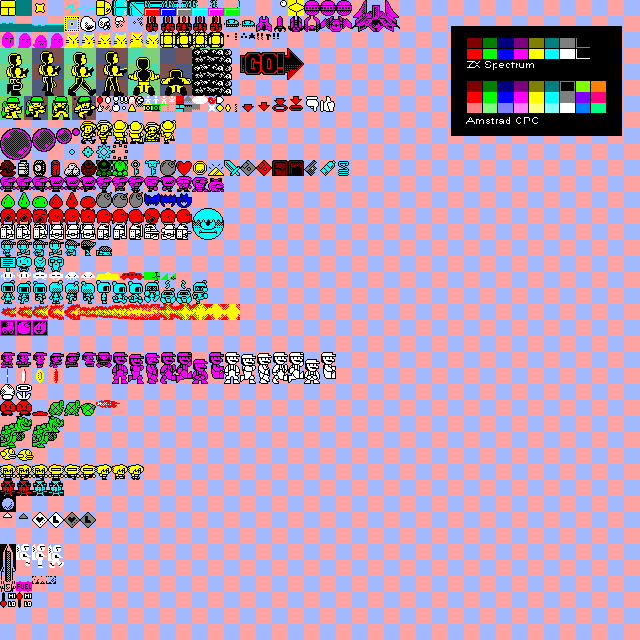
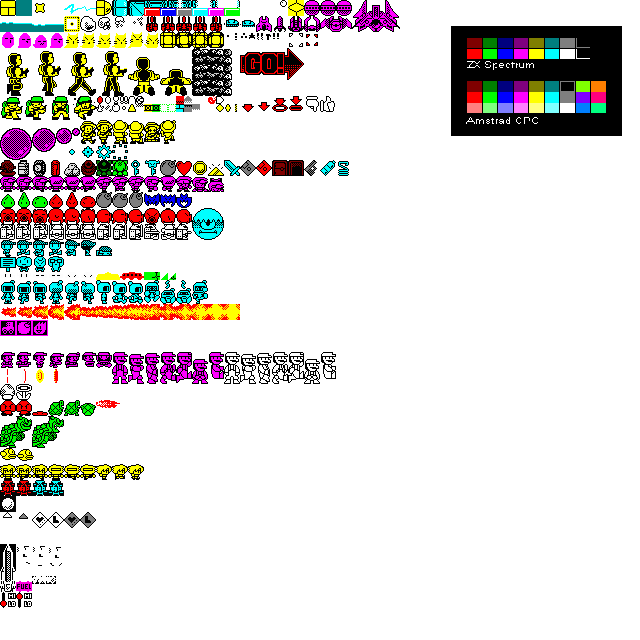
Revision of a layered 640px x 640px image; what changed, layer by layer:
painted on "Sprites" over [289, 33, 318, 47]
hid "Sfondo" over [0, 0, 640, 640]
